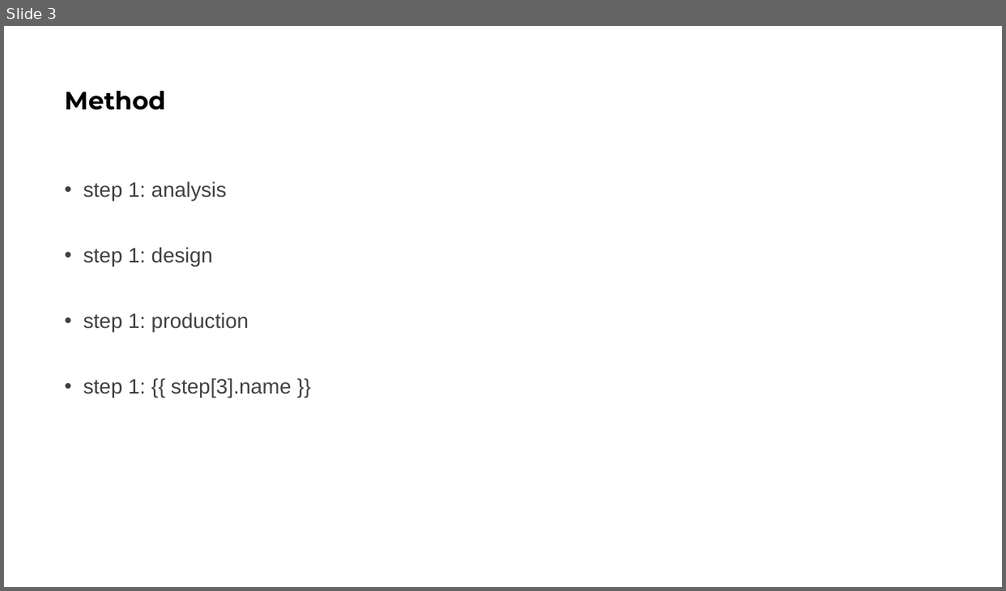
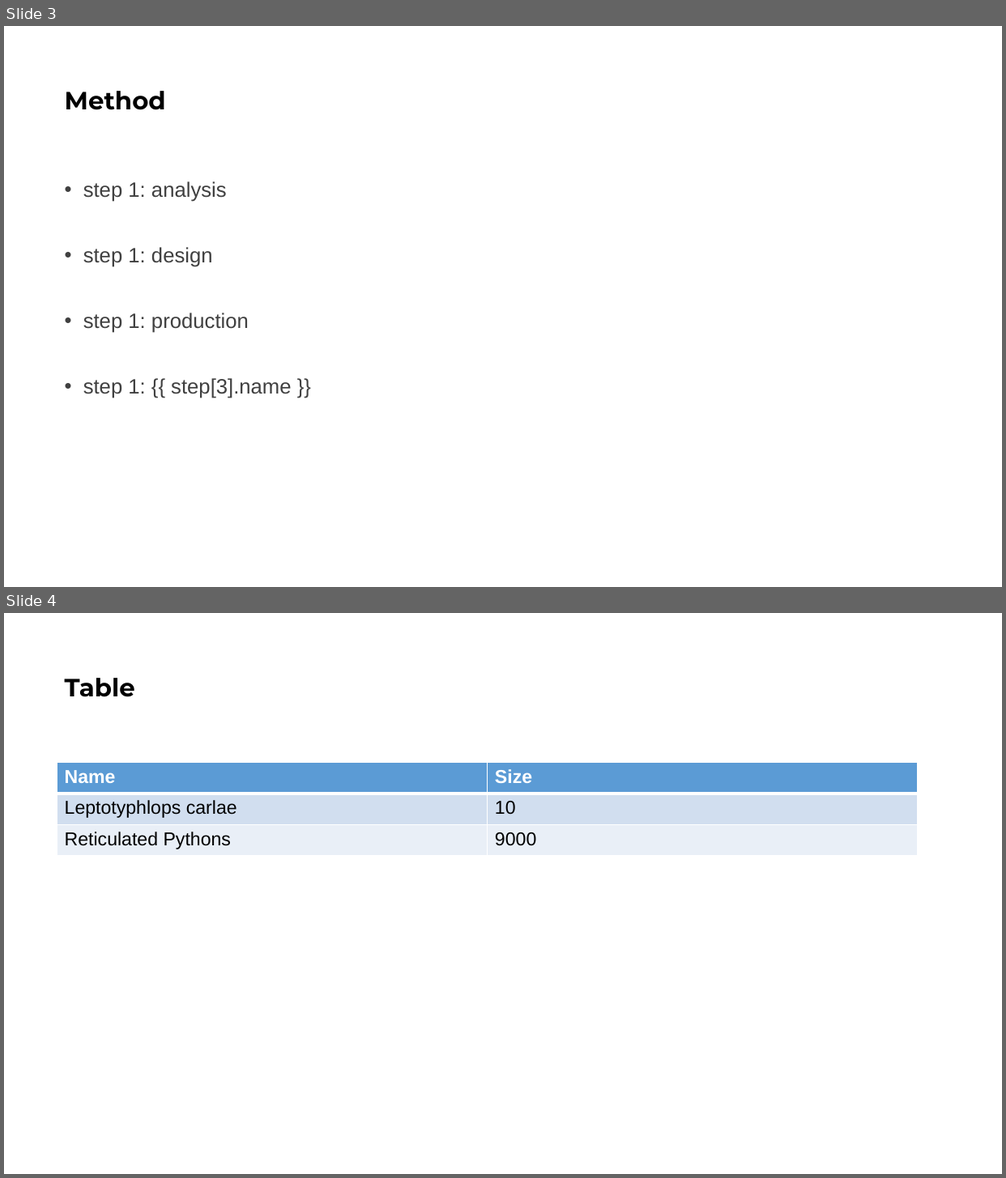
Before and after one commit to Thykof/template-pptx-jinja, a slide deck: example/presentation_generated.pptx. Shown one above the other, each under a label of ours: slide 3 before the commit, slides 3 and 4 after it. The pictures are 1006x591 and 1006x1178 pixels, drawn with LibreOffice and Linux fonts; fonts in the diff are those of the drawing. Boxes give left, top, right and bottom in pixels: in the first picture for what was removed or moved away, otherwise in the second. Text is boxed around its words. In the diff, an @@ line names an element or a change of style, - is before the commit and + after.

Commit message:
fix #1: suport table cell

```diff
--- a/example/presentation_generated.pptx
+++ b/example/presentation_generated.pptx
@@ slide 4 added at [4, 613, 1002, 1174], background #FFFFFF @@
@@ title added at [65, 678, 135, 697], 24 pt, text #000000, bold @@
+Table
@@ table added at [57, 763, 918, 856], 3 rows, 2 columns @@
+Name | Size
+Leptotyphlops carlae | 10
+Reticulated Pythons | 9000
```
Also in this commit, not shown: 3 other files.
